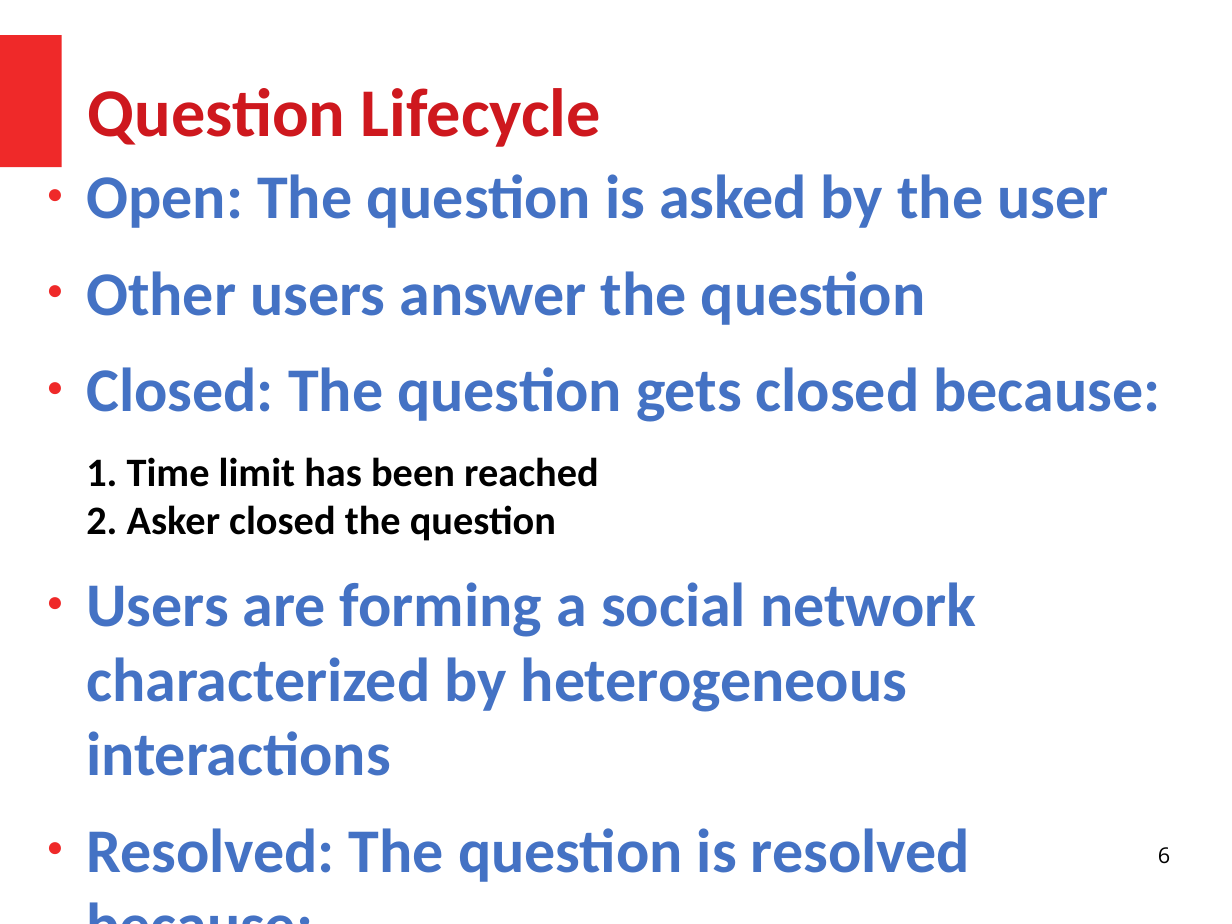
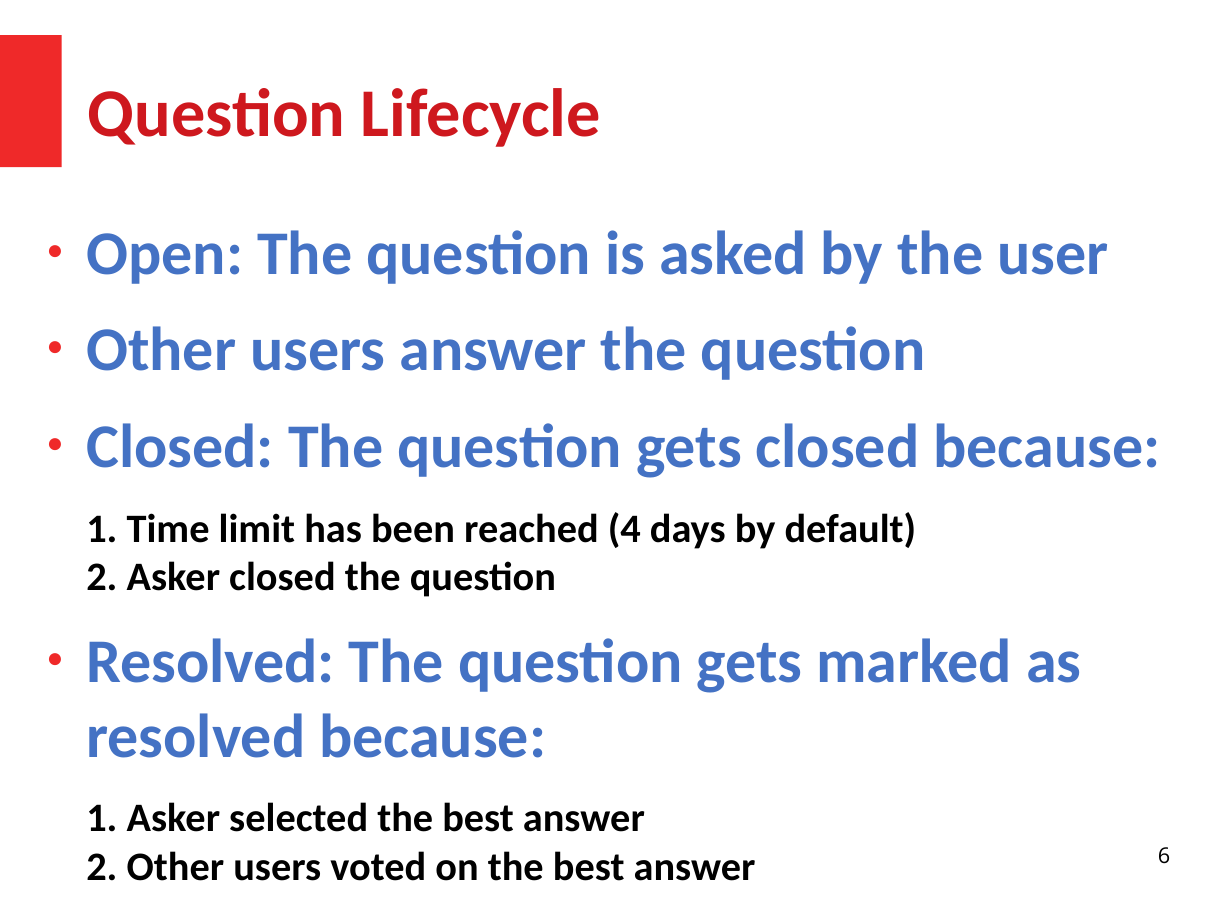
Before and after one commit to HussamHallak/cs834-f17, a slide deck: slide 6 of assignments/P5/P5.odp. Drawn at 1232x924 pixels with LibreOffice and Linux fonts; fonts in the diff are those of the drawing. Boxes give left, top, right and bottom in pixels: in the first picture for what was removed or moved away, otherwise in the second. Text is boxed around its words. In the diff, an @@ line names an element or a change of style, - is before the commit and + after.

```diff
--- a/assignments/P5/P5.odp
+++ b/assignments/P5/P5.odp
@@ text "Open: The question is asked ...": place and size @@
-text "Open: The question is asked ..." at [86,174,1160,882]
+text "Open: The question is asked ..." at [86,230,1160,881]
@@ text at [86,512,1081,758]: text changed; size 40 to 26 pt; text colour #4472C4 to #000000 @@
-1. Time limit has been reached
-2. Asker closed the question
-● Users are forming a social network characterized by heterogeneous interactions
-● Resolved: The question is resolved because:
+1. Time limit has been reached (4 days by default)
+2. Asker closed the question
+● Resolved: The question gets marked as resolved because:
```
Also in this commit, not shown: 16 other slides changed, 3 slides added, 4 slides removed, 1 other file.
